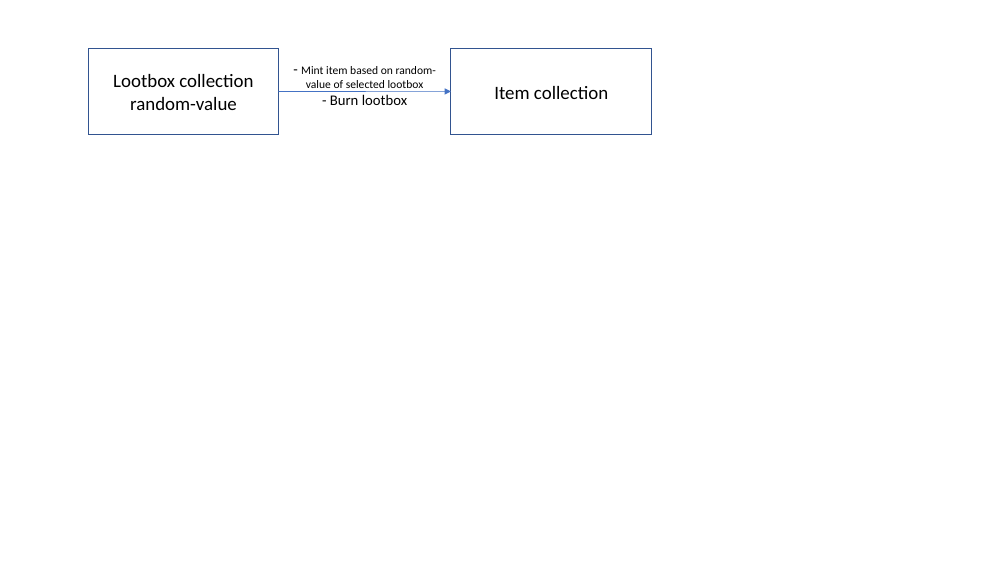
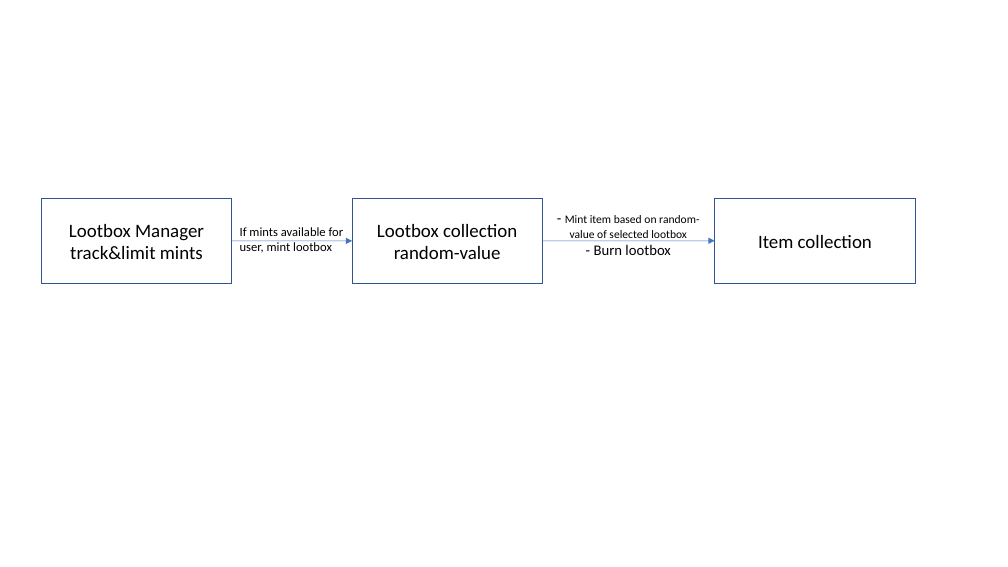
Before and after one commit to BowTiedDeployer/smart-contracts, a slide deck: slide 2 of lootbox/art/creations.pptx. Drawn at 1008x567 pixels with LibreOffice and Linux fonts; fonts in the diff are those of the drawing. Boxes give left, top, right and bottom in pixels: in the first picture for what was removed or moved away, otherwise in the second. Text is boxed around its words. In the diff, an @@ line names an element or a change of style, - is before the commit and + after.

Commit message:
open lootbox function

```diff
--- a/lootbox/art/creations.pptx
+++ b/lootbox/art/creations.pptx
@@ rectangle added at bbox=[42, 198, 231, 284], outline #325491 1 pt, 18 pt, text #000000 @@
+Lootbox Manager
+track&limit mints
@@ text added at bbox=[240, 227, 344, 253], 12 pt, text #000000 @@
+If mints available for
+user, mint lootbox
@@ curved arrow added from (231, 241) to (352, 241), #4472C4 0.5 pt @@
@@ 2 rectangles, 1 text, 1 curved arrow: place and size @@
-2 rectangles, 1 text, 1 curved arrow at bbox=[88, 49, 653, 135]
+2 rectangles, 1 text, 1 curved arrow at bbox=[352, 198, 916, 284]
```
Also in this commit, not shown: 4 other files.
